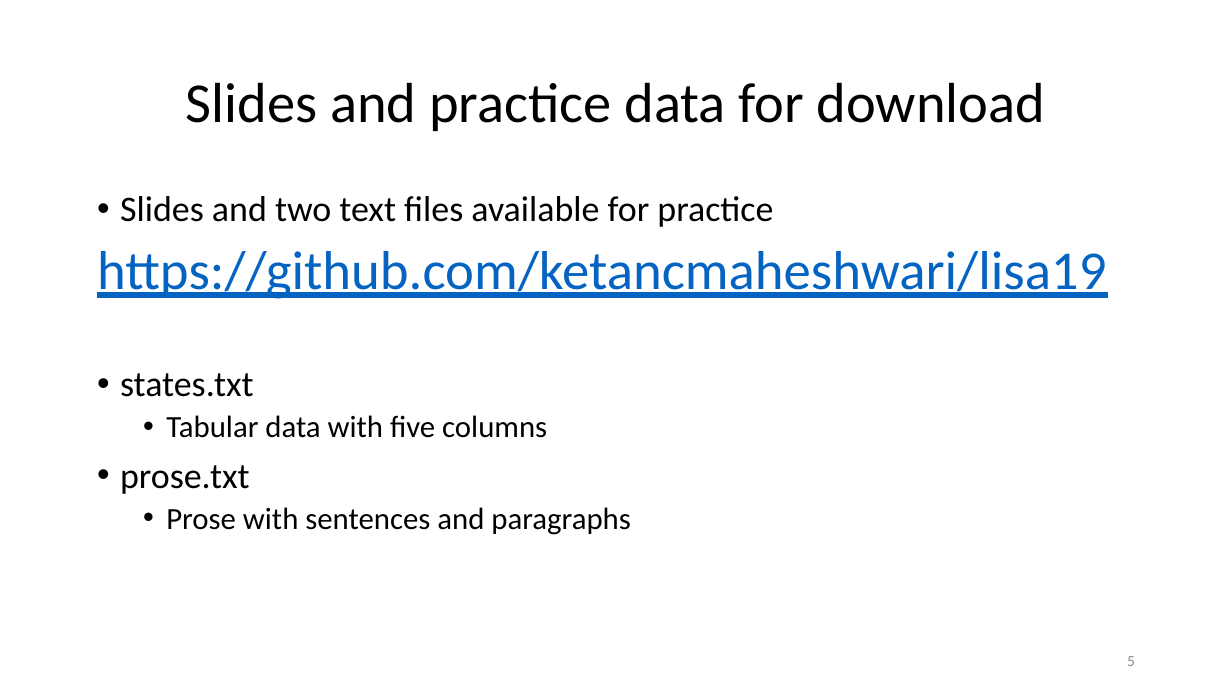
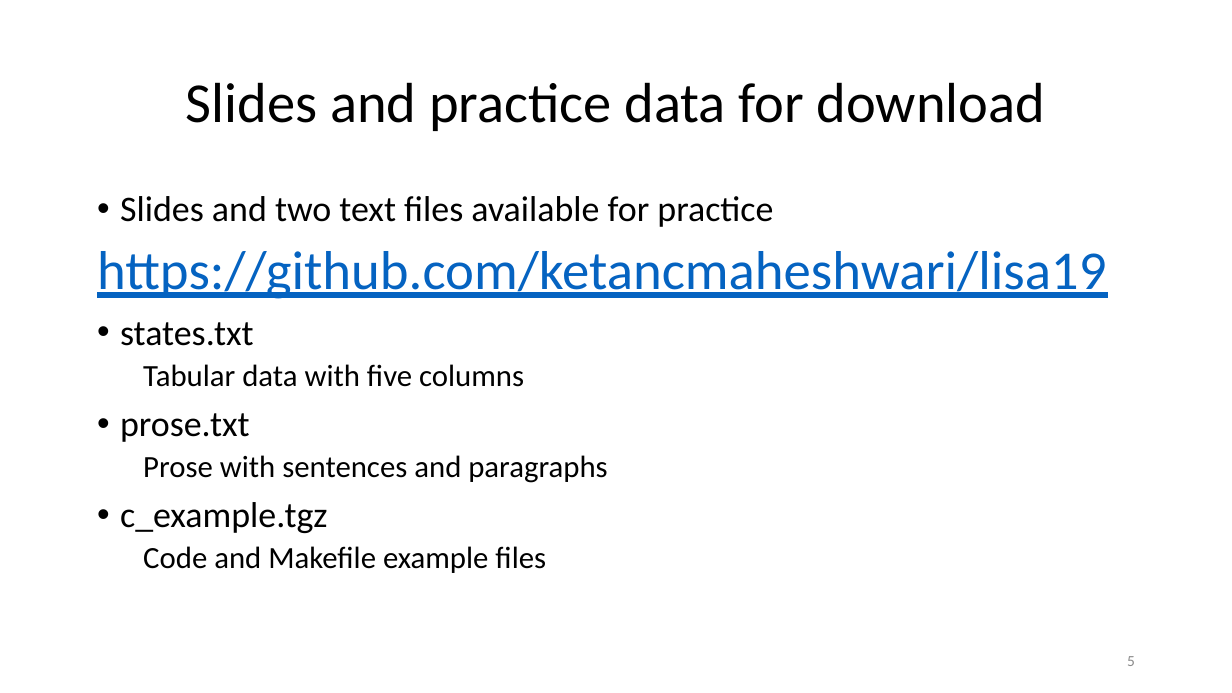
Before and after one commit to ketancmaheshwari/lisa19, a slide deck: slide 5 of lpt_LISA.pptx. Drawn at 1232x693 pixels with LibreOffice and Linux fonts; fonts in the diff are those of the drawing. Boxes give left, top, right and bottom in pixels: in the first picture for what was removed or moved away, otherwise in the second. Text is boxed around its words. In the diff, an @@ line names an element or a change of style, - is before the commit and + after.

```diff
--- a/lpt_LISA.pptx
+++ b/lpt_LISA.pptx
@@ text at [143, 364, 607, 483]: bullet • to none @@
@@ text at [120, 502, 546, 573]: paragraphs added @@
+• c_example.tgz
+  Code and Makefile example files
```
Also in this commit, not shown: 1 other file.
